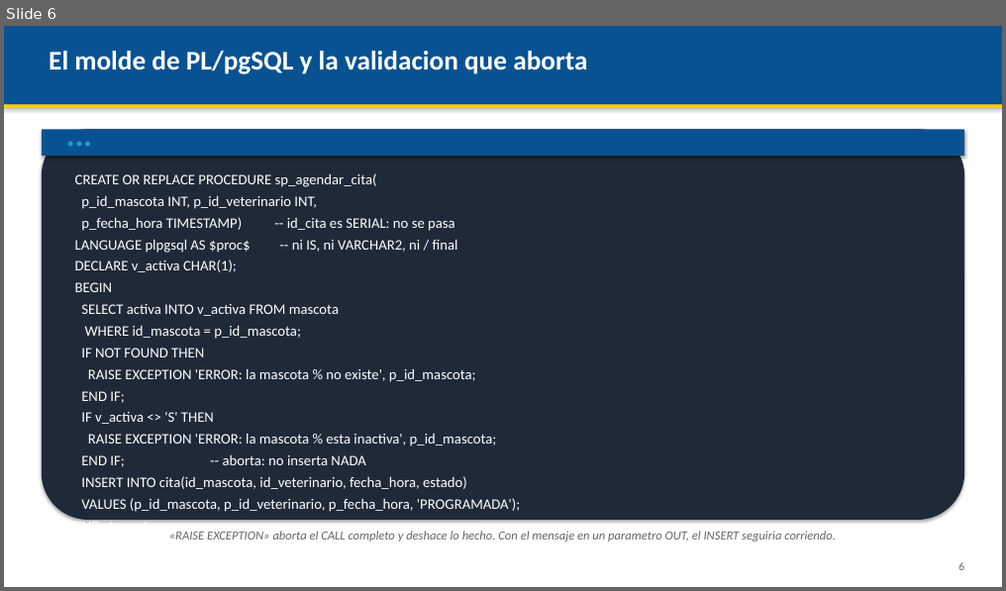
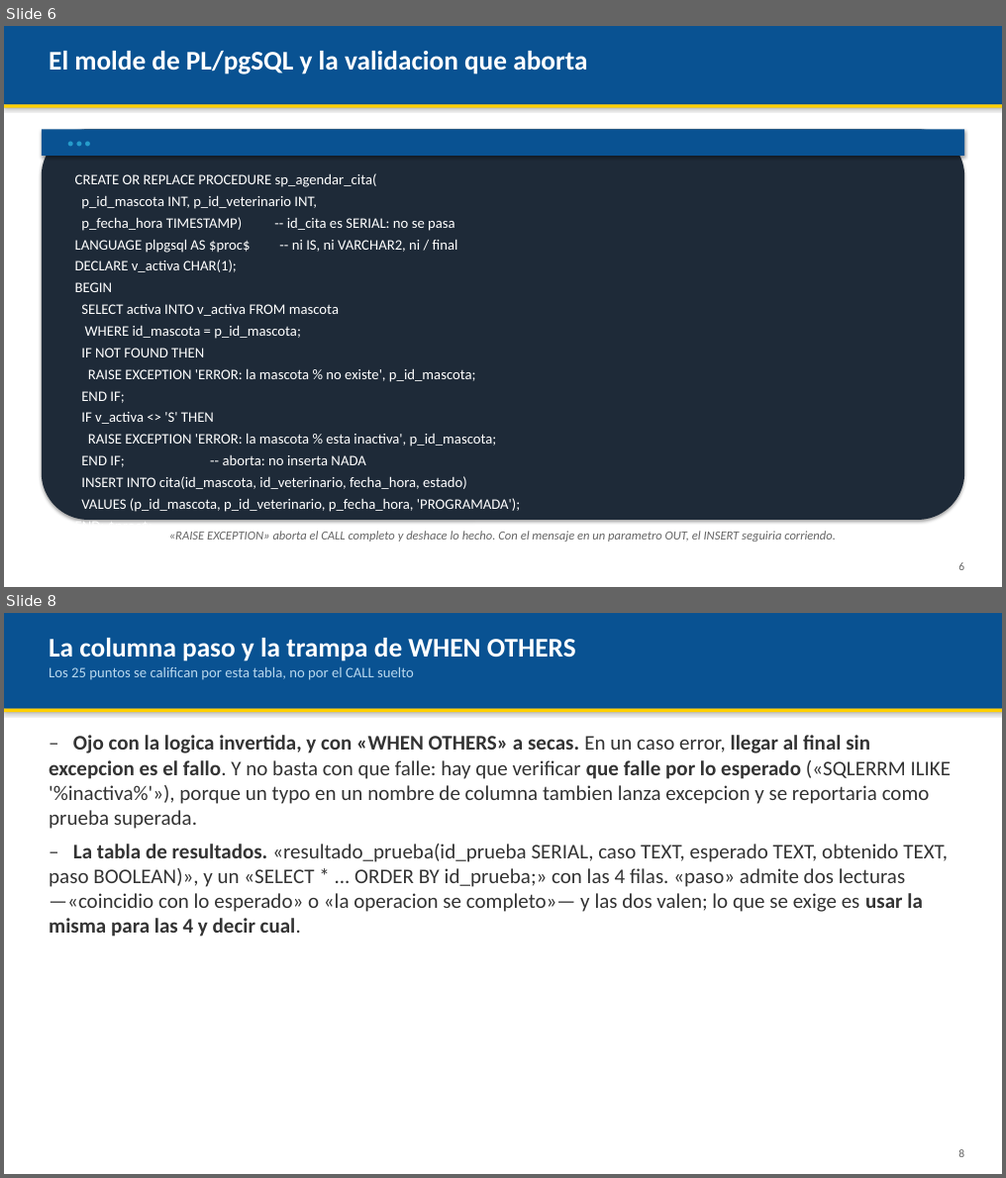
Before and after one commit to AndresDFX/UNIAJ, a slide deck: Bases de Datos II/Clases/Clase 3 - Procedimientos almacenados/Presentacion.pptx. Shown one above the other, each under a label of ours: slide 6 before the commit, slides 6 and 8 after it; the slides between them are not shown. The pictures are 1006x591 and 1006x1178 pixels, drawn with LibreOffice and Linux fonts; fonts in the diff are those of the drawing. Boxes give left, top, right and bottom in pixels: in the first picture for what was removed or moved away, otherwise in the second. Text is boxed around its words. In the diff, an @@ line names an element or a change of style, - is before the commit and + after.

```diff
--- a/Bases de Datos II/Clases/Clase 3 - Procedimientos almacenados/Presentacion.pptx
+++ b/Bases de Datos II/Clases/Clase 3 - Procedimientos almacenados/Presentacion.pptx
@@ slide 8 added at box(4, 613, 1002, 1174), background #FFFFFF @@
@@ rectangle added at box(4, 613, 1002, 709), fill #095292 @@
@@ text added at box(49, 638, 576, 662), 26 pt, text #FFFFFF, bold @@
+La columna paso y la trampa de WHEN OTHERS
@@ text added at box(49, 667, 414, 680), 14 pt, text #B8D8EE @@
+Los 25 puntos se califican por esta tabla, no por el CALL suelto
@@ rectangle added at box(4, 709, 1002, 712), fill #FFD000 @@
@@ text added at box(49, 735, 951, 937), 20 pt, text #333333 @@
+– Ojo con la logica invertida, y con «WHEN OTHERS» a secas. En un caso error, llegar al final sin excepcion es el fallo. Y no basta con que falle: hay que verificar que falle por lo esperado («SQLERRM ILIKE '%inactiva%'»), porque un typo en un nombre de columna tambien lanza excepcion y se reportaria como prueba superada.
+– La tabla de resultados. «resultado_prueba(id_prueba SERIAL, caso TEXT, esperado TEXT, obtenido TEXT, paso BOOLEAN)», y un «SELECT * ... ORDER BY id_prueba;» con las 4 filas. «paso» admite dos lecturas —«coincidio con lo esperado» o «la operacion se completo»— y las dos valen; lo que se exige es usar la misma para las 4 y decir cual.
@@ text added at box(958, 1150, 964, 1157), 11 pt, text #666666 @@
+8
```
Also in this commit, not shown: 14 slides changed, 4 other files.
